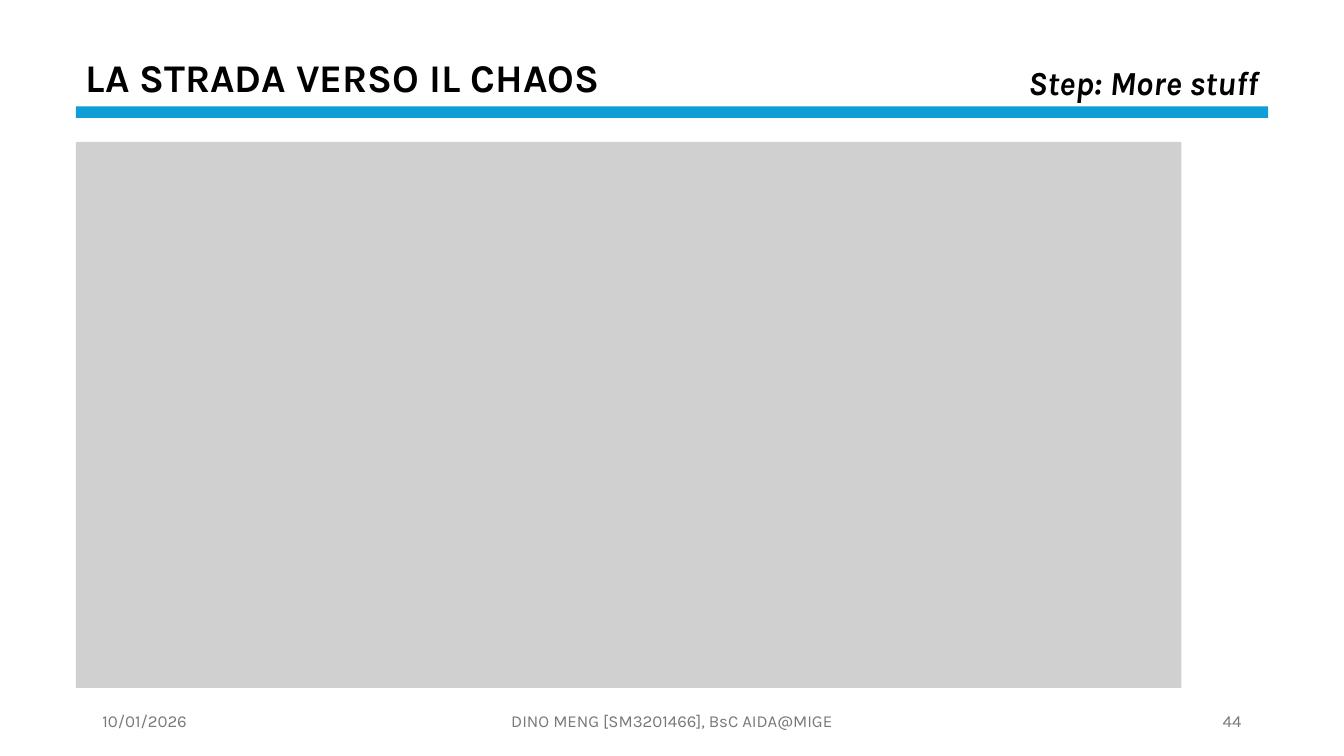
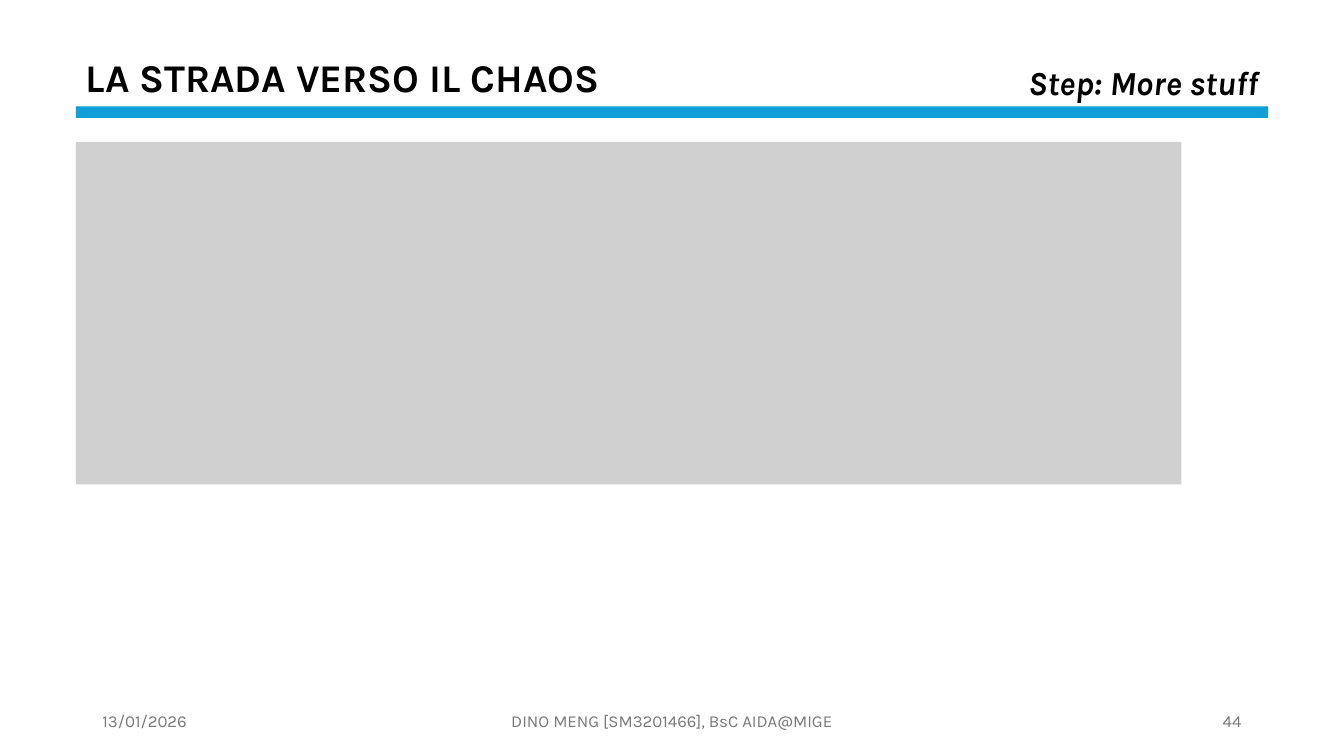
Before and after one commit to OdinMeng/AIDA-UNIVERSITY-NOTES-2025-2026, a slide deck: slide 44 of Complex Systems/project/PresentationPROJECTSM3201466.pptx. Drawn at 1344x756 pixels with LibreOffice and Linux fonts; fonts in the diff are those of the drawing; grey boxes stand for pictures. Boxes give left, top, right and bottom in pixels: in the first picture for what was removed or moved away, otherwise in the second. Text is boxed around its words. In the diff, an @@ line names an element or a change of style, - is before the commit and + after.

```diff
--- a/Complex Systems/project/PresentationPROJECTSM3201466.pptx
+++ b/Complex Systems/project/PresentationPROJECTSM3201466.pptx
@@ picture: place and size @@
-picture at (76,142,1182,689)
+picture at (76,142,1182,485)
@@ text at (102,715,186,728): text changed @@
-10/01/2026
+13/01/2026
```
Also in this commit, not shown: 46 other slides changed, 3 other files.
